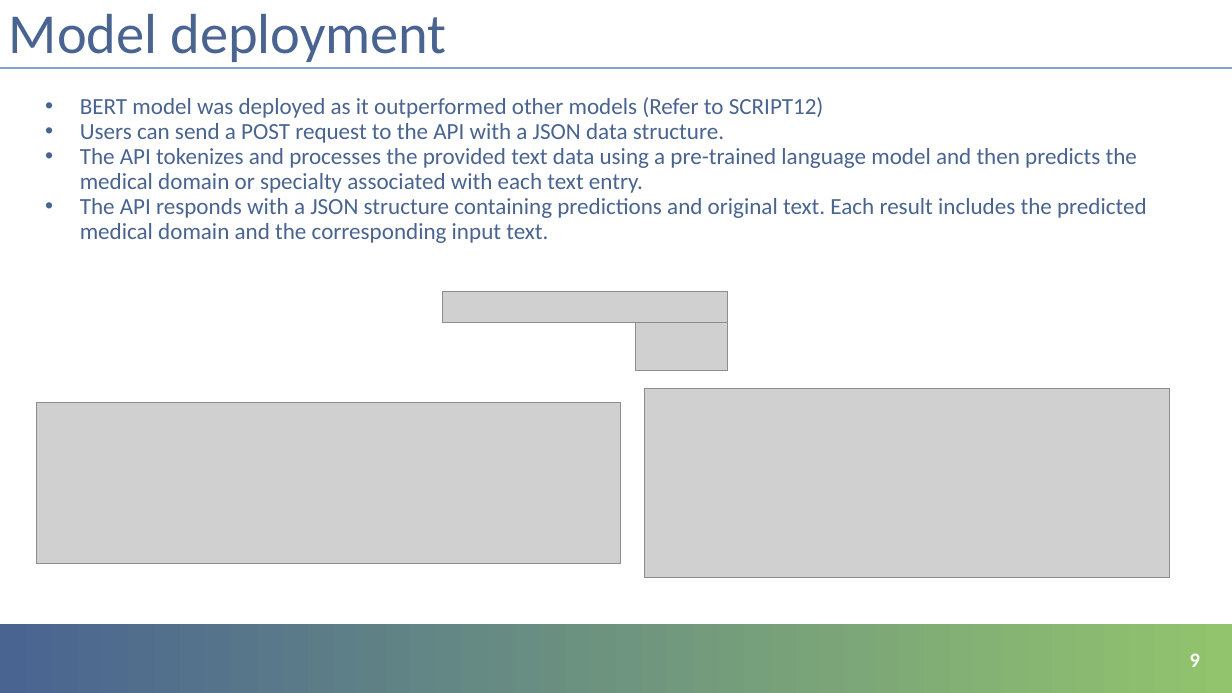
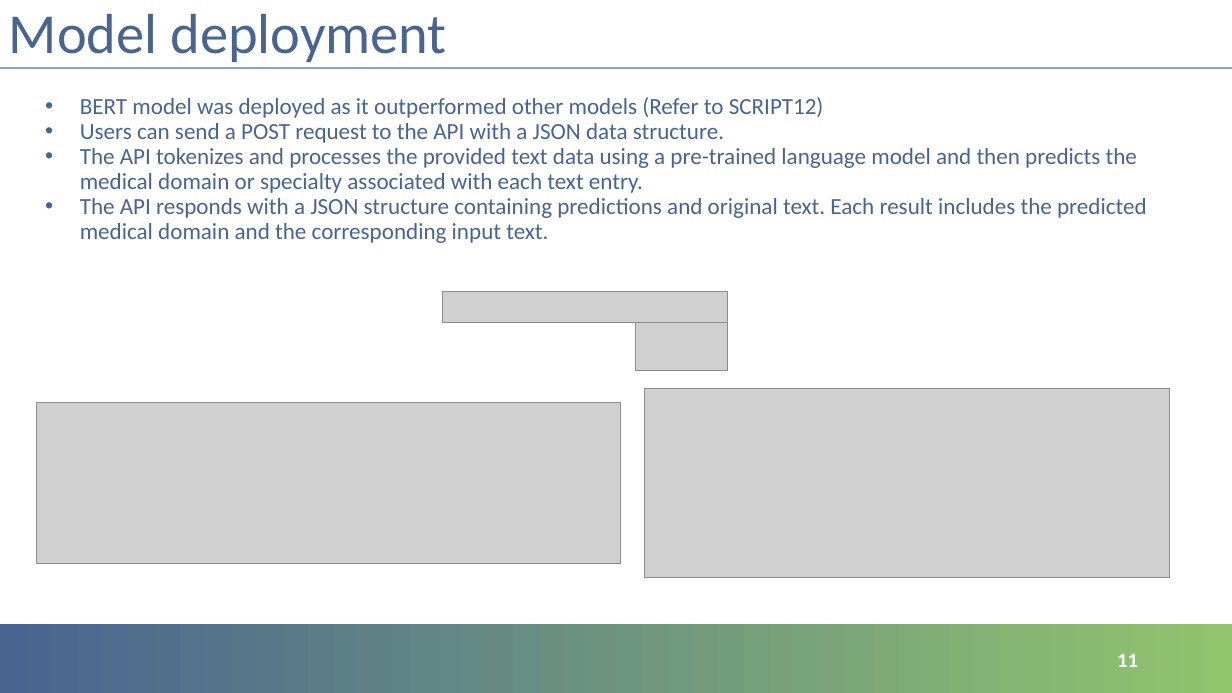
Before and after one commit to LakshmikarPolamreddy/Clinical_domain_classification_final_project_NLP, a slide deck: slide 11 of Leveraging NLP techniques in healthcare domain for clinical domain classification.pptx (slide 9 before the commit). Drawn at 1232x693 pixels with LibreOffice and Linux fonts; fonts in the diff are those of the drawing; grey boxes stand for pictures; background and template pictures are left out. Boxes give left, top, right and bottom in pixels: in the first picture for what was removed or moved away, otherwise in the second. Text is boxed around its words. In the diff, an @@ line names an element or a change of style, - is before the commit and + after.

```diff
--- a/Leveraging NLP techniques in healthcare domain for clinical domain classification.pptx
+++ b/Leveraging NLP techniques in healthcare domain for clinical domain classification.pptx
@@ page number added at box(1117, 653, 1138, 667), 16 pt, text #FFFFFF, bold @@
+11
@@ page number removed at box(1190, 653, 1200, 667) @@
-9
```
Also in this commit, not shown: 8 other slides changed, 2 slides added.
